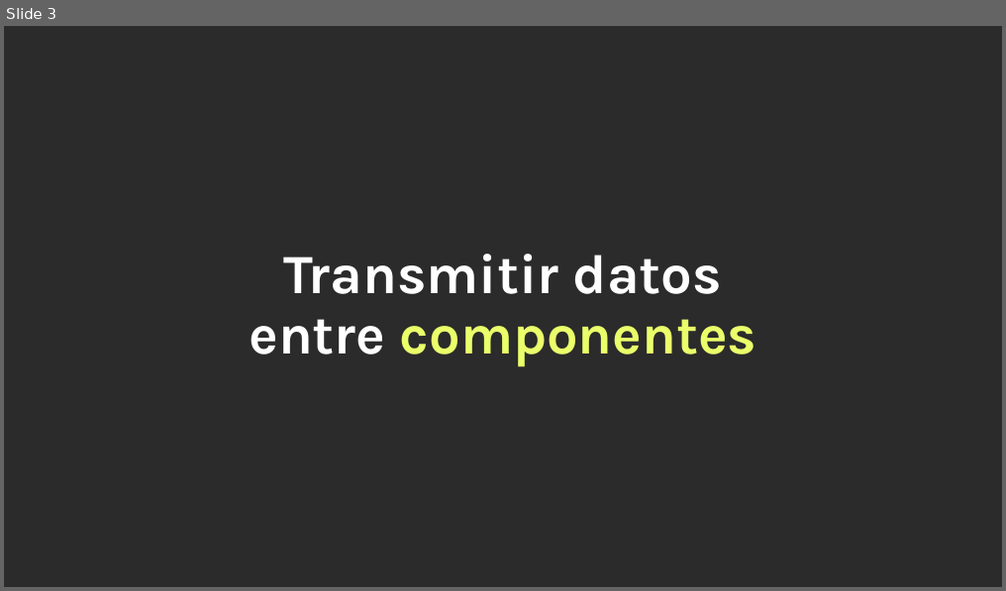
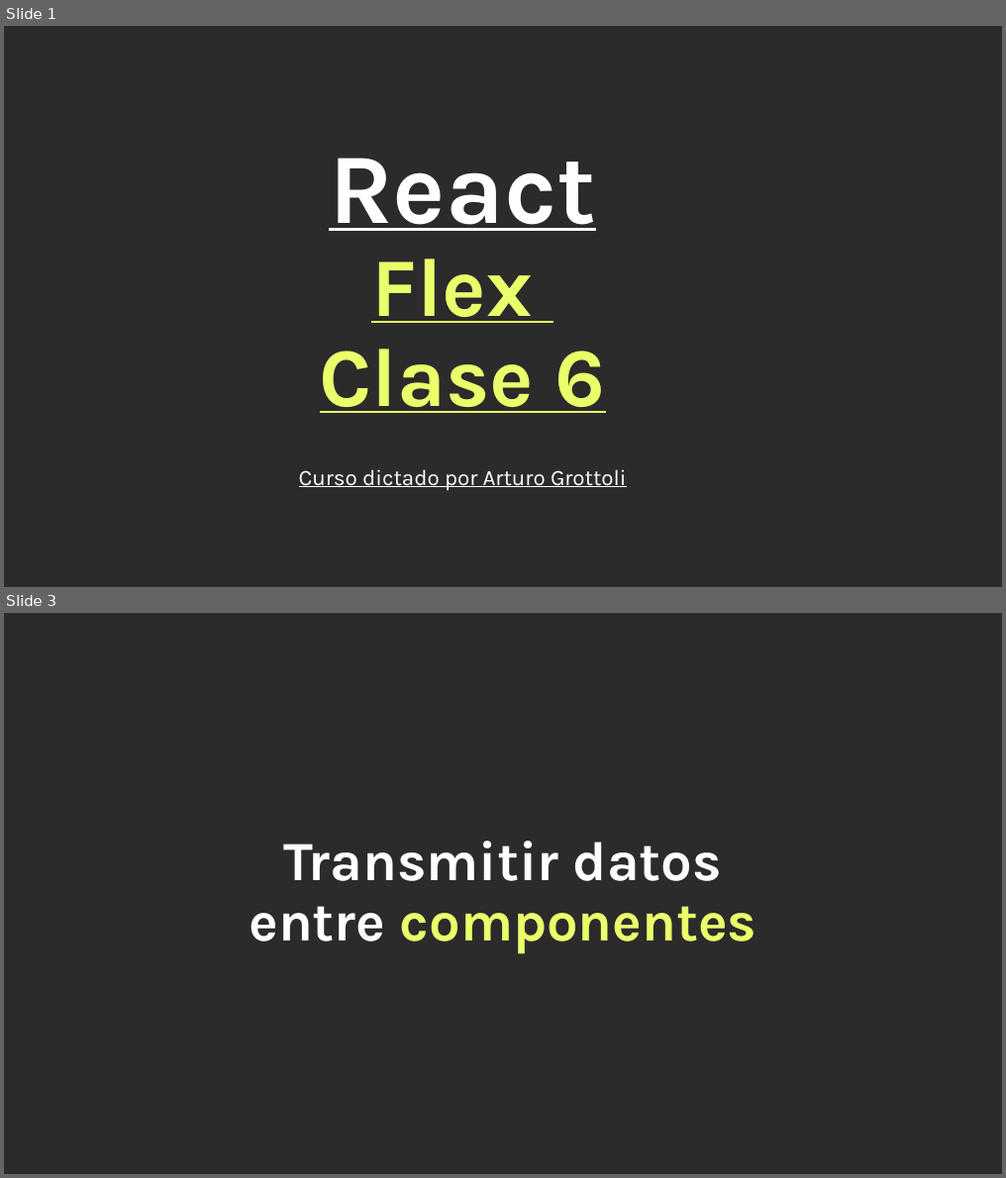
Before and after one commit to Arturogrottoli/Project-React-Js, a slide deck: Clase06/Unidad 6 - Clase en vivo.pptx. Shown one above the other, each under a label of ours: slide 3 before the commit, slides 1 and 3 after it; the slides between them are not shown. The pictures are 1006x591 and 1006x1178 pixels, drawn with LibreOffice and Linux fonts; fonts in the diff are those of the drawing; background and template pictures are left out; a plain dark background stands for a picture behind light text. Boxes give left, top, right and bottom in pixels: in the first picture for what was removed or moved away, otherwise in the second. Text is boxed around its words. In the diff, an @@ line names an element or a change of style, - is before the commit and + after.

Commit message:
Clase 7b

```diff
--- a/Clase06/Unidad 6 - Clase en vivo.pptx
+++ b/Clase06/Unidad 6 - Clase en vivo.pptx
@@ slide 1 added at box(4, 26, 1002, 587), background picture (left out) @@
@@ text added at box(299, 158, 627, 491), 16 pt, text #FFFFFF, underline @@
+React
+Flex
+Clase 6
+Curso dictado por Arturo Grottoli
```
Also in this commit, not shown: 1 other slide added, 2 slides removed.
